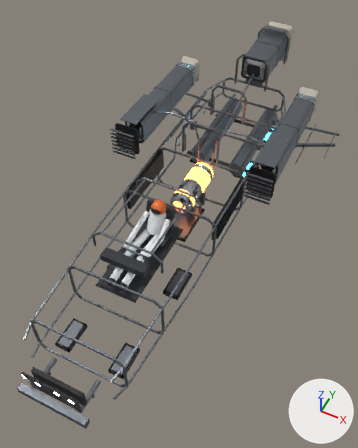
An edit to the FBX model SourceArt/TestShips/modules/nomad_skeleton.fbx, drawn before and after from the same camera.
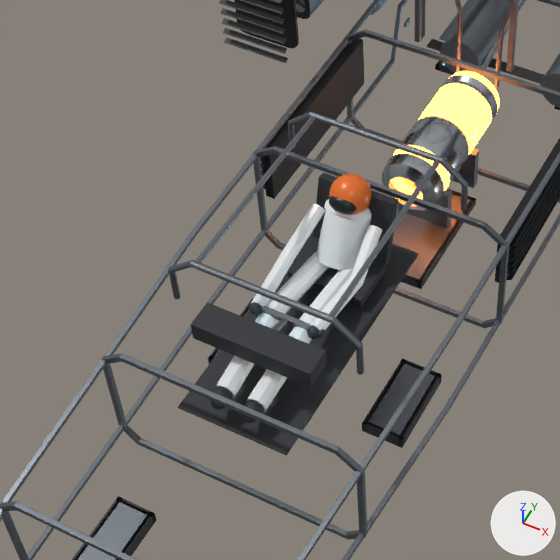
There are two pictures of each version: one whole from a 50 mm camera at (2.19, -5.06, 5.83) aimed at (0.05, -0.78, 0.47), one close up on the part from 8% to 66% of the width and 30% to 76% of the height. Lighting does not change. The marker at lower right points along +X, +Y and +Z. The older version's two pictures come first. Vertices at exactly the same position are counted once.

Before the edit, the objects in view are built like this:
```python
me_longerons_001 = bpy.data.meshes.new('Longerons.001')
me_longerons_001.from_pydata(...)  # 528 vertices, 520 faces; spans x -0.72..0.72, y -3.4..2.2, z 0.38..1.0
me_longerons_001.materials.append(mat_nomad_metal)  # grey #7e848b
me_pilot = bpy.data.meshes.new('Pilot')
me_pilot.from_pydata(...)  # 1178 vertices, 1234 faces; spans x -0.215..0.215, y -2.393..-1.16, z 0.853..1.34
# faces by material slot: [274, 160, 160, 640]
me_pilot.materials.append(mat_nomad_paint_white)  # white #e9ebed
me_pilot.materials.append(mat_nomad_paint_orange)  # orange #e8702a
me_pilot.materials.append(mat_nomad_black)  # black #101113
me_pilot.materials.append(mat_nomad_graphite)  # dark grey #2b2e33
me_pod_grille_l = bpy.data.meshes.new('Pod_Grille_L')
me_pod_grille_l.from_pydata(...)  # 152 vertices, 92 faces; spans x -1.21..-0.83, y -0.444..-0.29, z 1.075..1.525
# faces by material slot: [50, 42]
me_pod_grille_l.materials.append(mat_nomad_black)  # black #101113
me_pod_grille_l.materials.append(mat_nomad_graphite)  # dark grey #2b2e33
ob_longerons = bpy.data.objects.new('Longerons', me_longerons_001)
ob_longerons.location = (0.0, 0.0, 0.0)
ob_pilot = bpy.data.objects.new('Pilot', me_pilot)
ob_pilot.location = (0.0, 0.0, 0.0)
ob_pod_grille_l = bpy.data.objects.new('Pod_Grille_L', me_pod_grille_l)
ob_pod_grille_l.location = (0.0, 0.0, 0.0)
# also in view: 'Frames' at (0.0, -0.1, 0.99); 'Cargo_Fittings' at (0.0, 1.52, 0.44); 'Radiators' at (0.0, -1.82, 0.72); 'Cockpit_Parts' at (0.0, -1.75, 1.01); 'Hover_Emitters' at (0.0, -0.6, 0.3)
```
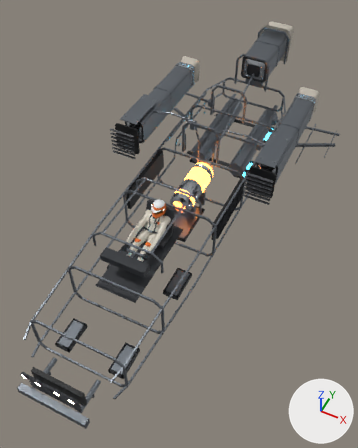
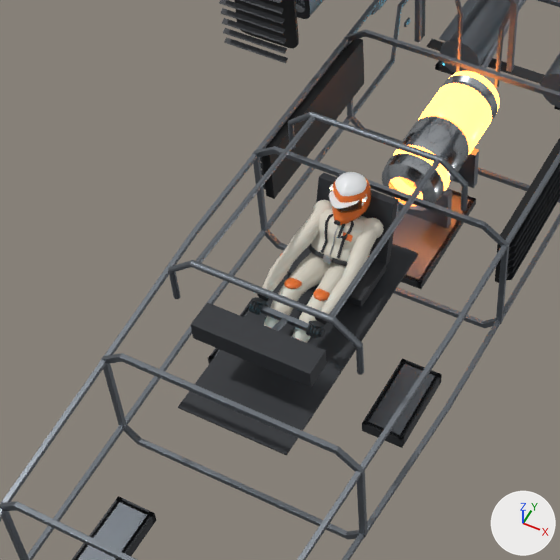
Pixel boxes [x1, y1, x2, y2] of what changed, in the close-ups (560 x 560 px):
'Pilot', reshaped: before [210, 174, 382, 423]; after [248, 172, 384, 343]
part 1 of me_pilot, added: after [313, 200, 332, 211]
part 2 of me_pilot, added: after [367, 217, 384, 239]
part 3 of me_pilot, rebuilt: before [316, 210, 371, 270]; after [311, 209, 370, 265]
part 4 of me_pilot, rebuilt: before [247, 268, 353, 412]; after [292, 264, 346, 343]
part 5 of me_pilot, rebuilt: before [216, 252, 328, 398]; after [264, 252, 331, 328]
part 6 of me_pilot, rebuilt (14% shorter): before [251, 203, 325, 307]; after [262, 203, 332, 292]
part 7 of me_pilot, rebuilt: before [309, 225, 382, 330]; after [321, 219, 376, 314]
part 8 of me_pilot, deleted: before [241, 400, 264, 423]
part 9 of me_pilot, deleted: before [210, 386, 233, 409]
part 10 of me_pilot, reshaped: before [249, 174, 372, 339]; after [248, 172, 371, 338]

Edits to the bpy script that builds the scene:
```text
Change me_pilot:
    remove me_pilot.from_pydata(...)  # 1178 vertices, 1234 faces; spans x -0.215..0.215, y -2.393..-1.16, z 0.853..1.34
    remove me_pilot.materials.append(mat_nomad_paint_white)  # white #e9ebed
    remove me_pilot.materials.append(mat_nomad_paint_orange)  # orange #e8702a
    remove me_pilot.materials.append(mat_nomad_black)  # black #101113
    remove me_pilot.materials.append(mat_nomad_graphite)  # dark grey #2b2e33
    add me_pilot.from_pydata(...)  # 7346 vertices, 7065 faces; spans x -0.197..0.197, y -2.121..-1.154, z 0.819..1.339
    me_pilot part 1: a new loose piece, a UV sphere (16 segments, 10 rings, poles along z) spanning x -0.183..-0.074, y -1.346..-1.24, z 1.051..1.152, in mat_nomad_pilot_suit (pale yellow #d8d2c4)
    me_pilot part 2: a new loose piece, a UV sphere (16 segments, 10 rings, poles along z) spanning x 0.074..0.183, y -1.346..-1.24, z 1.051..1.152, in mat_nomad_pilot_suit (pale yellow #d8d2c4)
    me_pilot part 3: the loose piece of 36 vertices spanning x -0.11..0.11, y -1.498..-1.186, z 0.871..1.197 is rebuilt with 644 vertices and now spans x -0.147..0.147, y -1.485..-1.228, z 0.855..1.161
    me_pilot part 4: the loose piece of 30 vertices spanning x 0.03..0.14, y -2.307..-1.411, z 0.853..1.028 is rebuilt with 432 vertices and now spans x -0.015..0.137, y -1.977..-1.367, z 0.819..1.031, in mat_nomad_pilot_suit (pale yellow #d8d2c4)
    me_pilot part 5: the loose piece of 30 vertices spanning x -0.14..-0.03, y -2.307..-1.411, z 0.853..1.028 is rebuilt with 432 vertices and now spans x -0.137..0.015, y -1.977..-1.367, z 0.819..1.031, in mat_nomad_pilot_suit (pale yellow #d8d2c4)
    me_pilot part 6: the loose piece of 30 vertices spanning x -0.215..-0.115, y -1.893..-1.287, z 0.987..1.151 is rebuilt with 432 vertices and now spans x -0.196..-0.071, y -1.832..-1.27, z 1.005..1.153, in mat_nomad_pilot_suit (pale yellow #d8d2c4)
    me_pilot part 7: the loose piece of 30 vertices spanning x 0.115..0.215, y -1.893..-1.287, z 0.987..1.151 is rebuilt with 432 vertices and now spans x 0.071..0.196, y -1.832..-1.27, z 1.005..1.153, in mat_nomad_pilot_suit (pale yellow #d8d2c4)
    me_pilot part 8: the loose piece of 146 vertices spanning x 0.035..0.125, y -2.393..-2.267, z 0.875..0.965 is deleted
    me_pilot part 9: the loose piece of 146 vertices spanning x -0.125..-0.035, y -2.393..-2.267, z 0.875..0.965 is deleted
    me_pilot part 10: 729 vertices removed from x -0.182..0.182, y -1.932..-1.16, z 0.988..1.34; 3771 vertices added at x -0.197..0.197, y -2.121..-1.154, z 0.867..1.339
    other edits to the shape of me_pilot do not show in these pictures
    add me_pilot.materials.append(mat_nomad_pilot_suit)  # pale yellow #d8d2c4
    add me_pilot.materials.append(mat_nomad_pilot_under)  # dark grey #2b2d30
    add me_pilot.materials.append(mat_nomad_pilot_trim)  # orange #e8702a
    add me_pilot.materials.append(mat_nomad_pilot_metal)  # light grey #b9bec4
    add me_pilot.materials.append(mat_nomad_pilot_skin)  # brown #a26d4c
    add me_pilot.materials.append(mat_nomad_pilot_eyewhite)  # white #ede8e2
    add me_pilot.materials.append(mat_nomad_pilot_eye)  # black #16120f
    add me_pilot.materials.append(mat_nomad_pilot_brow)  # grey #8e8c88
    add me_pilot.materials.append(mat_nomad_pilot_beard)  # grey #a3a19c
    add me_pilot.materials.append(mat_nomad_pilot_helmet)  # orange #e8702a
    add me_pilot.materials.append(mat_nomad_pilot_helmet2)  # white #e9ebed
    add me_pilot.materials.append(mat_nomad_pilot_visor)  # brown #3a2a12
    add me_pilot.materials.append(mat_nomad_pilot_lamp)  # beige #fff2d0, glowing beige #fff2d0
```
